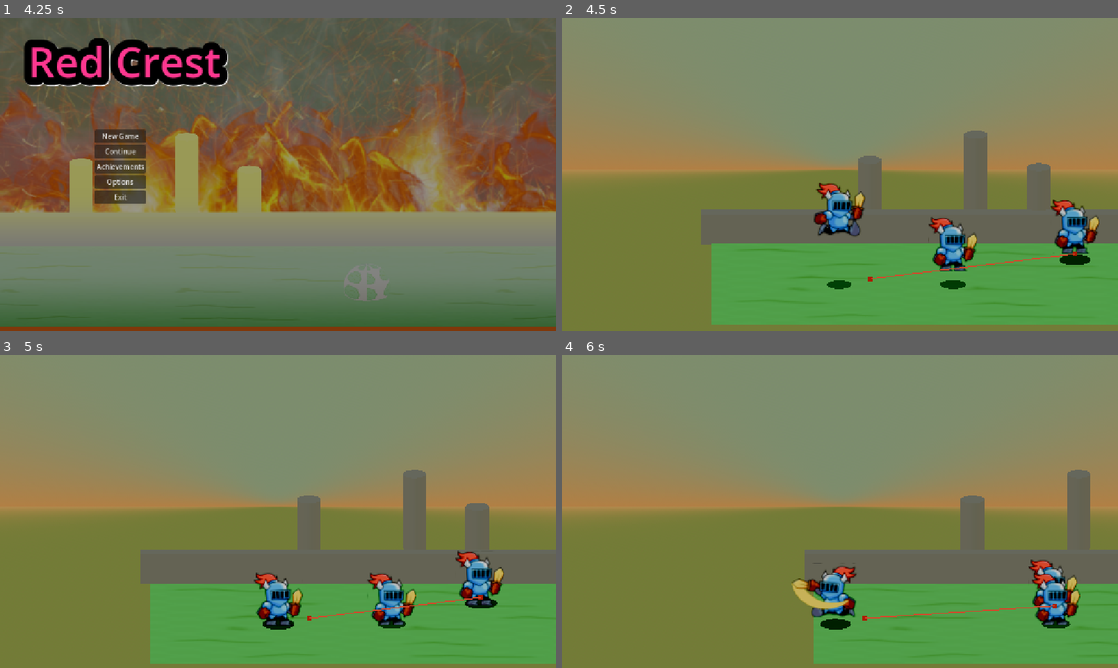
Above: before the commit, frames 1-4 (two rows, left to right).
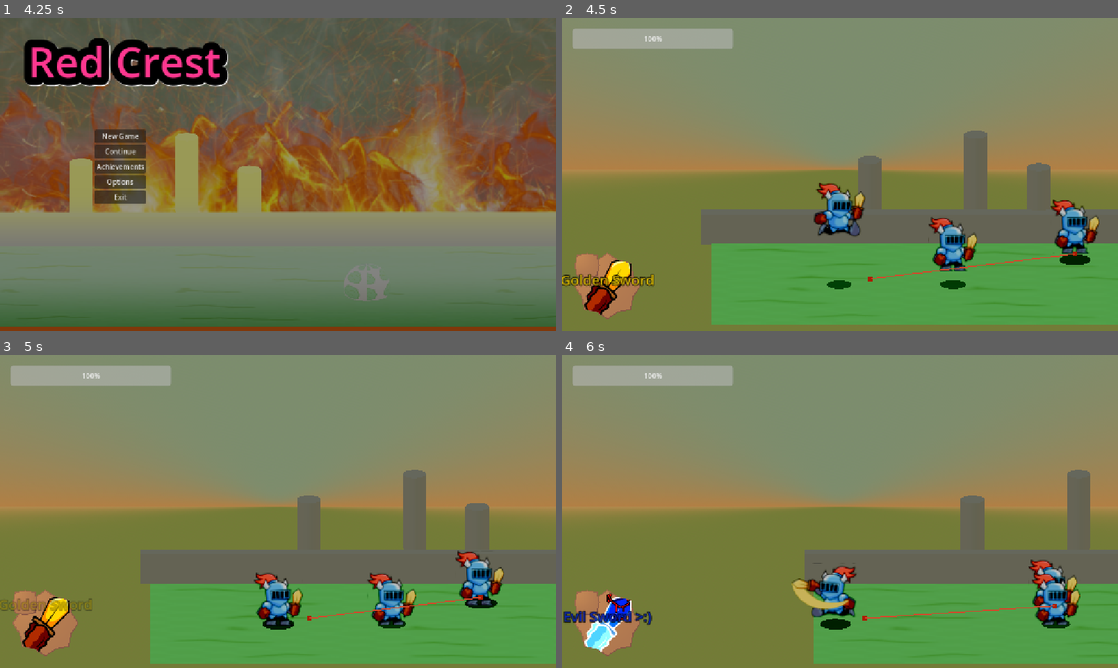
Above: after the commit, the same moments.

Repository: RecruitZer0/RedCrest
Game: Godot game, scene res://main_scene.tscn
The game is run twice, just before and just after one commit, with the same random seed, the same clock (stepped at 60 frames per second) and the same inputs.
Inputs (mouse positions are in pixels of both pictures, inside the frame that each line leads up to):
- Up to frame 1 (4.25 s): move the mouse to (400, 158) at 0.52 s; press the mouse at (400, 158) at 0.53 s; hold D (move_right) 0.53-1.28 s; tap Space (move_jump) at 0.77, 1.52, 3.02, 3.77 s; move the mouse to (166, 190) at 1.27 s; release the mouse at (166, 190) at 1.28 s; hold Down (ui_down) 1.28-2.03 s; tap Shift (move_crouch) at 1.35, 2.85 s; move the mouse to (333, 105) at 2.02 s; press the mouse at (333, 105) at 2.03 s; hold D (move_right) 2.03-2.78 s; move the mouse to (250, 237) at 2.77 s; release the mouse at (250, 237) at 2.78 s; hold Up (ui_up) 2.78-3.53 s; move the mouse to (444, 221) at 3.52 s; press the mouse at (444, 221) at 3.53 s; hold A (move_left) from 3.53 s (still down)
- Up to frame 2 (4.5 s): release A (move_left) at 4.25 s; release the mouse at (1006, 221) at 4.25 s; click "New Game" at 4.25 s
- Up to frame 3 (5 s): no input
- Up to frame 4 (6 s): move the mouse to (673, 464) at 5.02 s; hold A (move_left) 5.03-5.78 s; tap Shift (move_crouch) at 5.1 s; tap Space (move_jump) at 5.27 s; move the mouse to (867, 511) at 5.77 s; press the mouse at (867, 511) at 5.78 s; hold Down (ui_down) from 5.78 s (still down)

Frame 1 is identical in both runs. In frame 2, 3.8% of the frame differs, in the area x 0-31%, y 3-97%; in frame 3, 3.8%; in frame 4, 3.8%.

Commit message:
Added basic HUD and Weapon system
WEAPONS:
Only the players has access to different weapons, I didn't see the need for this kind of system to be implemented to NPCs.
For now, you can switch weapons with up and down arrows.
For now, weapons don't do absolutely nothing, except for hud visuals, I may keep it this way in the future and make the input handle the different attacks.

HUD:
The GameHUD currently shows a health bar, handled by setting a health_actor variable; and a weapon slot, handled by using it's function.
Obviously the health bar is going to be changed, shut up.

Diff:
--- a/classes/actor/actor.gd
+++ b/classes/actor/actor.gd
@@ -10,6 +10,7 @@
 	NEUTRAL,
 }
 
+@onready var health: ActorHealth = $Health
 @onready var sprite: Sprite3D = $Sprite
 @onready var shadow: RayCast3D = $Shadow
 @onready var shadow_sprite: Sprite3D = $Shadow/ShadowSprite
--- a/classes/actor/actor_health.gd
+++ b/classes/actor/actor_health.gd
@@ -1,5 +1,5 @@
 @tool
-extends Node
+class_name ActorHealth extends Node
 
 @export var max_health: int :
 	set(value):
@@ -14,12 +14,12 @@
 		if health > max_health:
 			health = max_health
 
-signal health_changed()
+signal health_changed(actor_health: ActorHealth, damage: Damage)
 signal died(damage: Damage)
 
 
 func _handle_damage(damage: Damage) -> void:
 	health -= damage.damage
-	health_changed.emit()
+	health_changed.emit(self, damage)
 	if health <= 0:
-		died.emit()
+		died.emit(damage)
--- a/classes/actor/player/player.gd
+++ b/classes/actor/player/player.gd
@@ -1,7 +1,24 @@
 class_name Player extends Actor
 
-@onready var health: Node = $Health
 @onready var input: Node = $Input
 @onready var attack_machine: AttackMachine = $AttackMachine
 
+@export var game_hud: GameHUD
+@export var weapon_list: Array[Weapon]
+var active_weapon := 0 :
+	set(value):
+		active_weapon = value % weapon_list.size()
+		while active_weapon < 0:
+			active_weapon = weapon_list.size() + active_weapon
+		if game_hud:
+			game_hud.change_weapon_slot(weapon_list[active_weapon])
+
+
 var is_crouching := false
+
+func _ready() -> void:
+	super()
+	if game_hud:
+		if not game_hud.is_node_ready():
+			await game_hud.ready
+	active_weapon = active_weapon
--- a/classes/actor/player/player.tscn
+++ b/classes/actor/player/player.tscn
@@ -6,7 +6,9 @@
 [ext_resource type="Script" uid="uid://dipgc0ddbfpkm" path="res://classes/actor/player/player_input.gd" id="2_dc65j"]
 [ext_resource type="Texture2D" uid="uid://bbm71leiucmu4" path="res://assets/graphics/entities/player/player_run.png" id="2_onqbv"]
 [ext_resource type="Texture2D" uid="uid://bcbpsiawnxfgg" path="res://assets/graphics/entities/player/player_idle.png" id="3_1m6us"]
+[ext_resource type="Script" uid="uid://dh2843b44hix7" path="res://classes/actor/player/weapons/weapon.gd" id="3_gynys"]
 [ext_resource type="Texture2D" uid="uid://do1okxwem3dsq" path="res://assets/graphics/entities/player/attack/grounded_3.png" id="4_0e1rr"]
+[ext_resource type="Resource" uid="uid://yn740vrlr3ub" path="res://classes/actor/player/weapons/golden_sword.tres" id="4_244yx"]
 [ext_resource type="Script" uid="uid://xgh1m51p74s0" path="res://classes/damage/inflictor/damage_inflictor.gd" id="5_ga6fg"]
 [ext_resource type="Texture2D" uid="uid://dvxh0whvoimxi" path="res://assets/graphics/entities/player/attack/grounded_1.png" id="5_wqjof"]
 [ext_resource type="Texture2D" uid="uid://d05ica6nugc5y" path="res://assets/graphics/entities/player/player_jump.png" id="6_osfek"]
@@ -1073,7 +1075,12 @@
 [node name="Player" groups=["Player"] instance=ExtResource("1_ge21v")]
 collision_layer = 2
 script = ExtResource("1_luush")
+weapon_list = Array[ExtResource("3_gynys")]([ExtResource("4_244yx")])
 tags = Array[int]([0])
+
+[node name="Health" parent="." index="0"]
+max_health = 100
+health = 100
 
 [node name="Sprite" parent="." index="1"]
 layers = 2
--- a/classes/actor/player/player_input.gd
+++ b/classes/actor/player/player_input.gd
@@ -52,3 +52,8 @@
 				player.attack_machine.make_attack(player.attack_machine.by_name("Aerial1"))
 	if Input.is_action_just_pressed("ui_focus_next"):
 		player.attack_machine.make_attack(player.attack_machine.by_name("ProjectileTest"))
+
+	if Input.is_action_just_pressed("ui_up"):
+		player.active_weapon += 1
+	elif Input.is_action_just_pressed("ui_down"):
+		player.active_weapon -= 1
--- /dev/null
+++ b/classes/actor/player/weapons/evil_sword.tres
@@ -0,0 +1,12 @@
+[gd_resource type="Resource" script_class="Weapon" load_steps=3 format=3 uid="uid://coi7xadisfwcw"]
+
+[ext_resource type="Texture2D" uid="uid://dqao0chcymjsw" path="res://assets/graphics/weapons/evil_sword.png" id="1_ge55y"]
+[ext_resource type="Script" uid="uid://dh2843b44hix7" path="res://classes/actor/player/weapons/weapon.gd" id="2_lmjhh"]
+
+[resource]
+script = ExtResource("2_lmjhh")
+name = "Evil Sword >:)"
+description = ">:)"
+icon = ExtResource("1_ge55y")
+color = Color(0, 0.152941, 0.917647, 1)
+metadata/_custom_type_script = "uid://dh2843b44hix7"
--- /dev/null
+++ b/classes/actor/player/weapons/golden_sword.tres
@@ -0,0 +1,12 @@
+[gd_resource type="Resource" script_class="Weapon" load_steps=3 format=3 uid="uid://yn740vrlr3ub"]
+
+[ext_resource type="Texture2D" uid="uid://dg4b0622fxbu7" path="res://assets/graphics/weapons/golden_sword.png" id="1_062if"]
+[ext_resource type="Script" uid="uid://dh2843b44hix7" path="res://classes/actor/player/weapons/weapon.gd" id="1_qaaqa"]
+
+[resource]
+script = ExtResource("1_qaaqa")
+name = "Golden Sword"
+description = "Your trusty and almighty golden sword!"
+icon = ExtResource("1_062if")
+color = Color(1, 0.847059, 0, 1)
+metadata/_custom_type_script = "uid://dh2843b44hix7"
--- /dev/null
+++ b/classes/actor/player/weapons/weapon.gd
@@ -0,0 +1,6 @@
+class_name Weapon extends Resource
+
+@export var name: String
+@export_multiline var description: String
+@export var icon: Texture2D
+@export_color_no_alpha var color: Color = Color.WHITE
--- /dev/null
+++ b/classes/game_hud/game_hud.gd
@@ -0,0 +1,41 @@
+class_name GameHUD extends CanvasLayer
+## The main HUD used in levels in-game.
+##
+## It has a health_bar (see [member health_actor]), and a weapon slot.
+
+
+@onready var health_bar: ProgressBar = %HealthBar
+@onready var weapon_icon: TextureRect = %WeaponIcon
+@onready var weapon_label: Label = %WeaponLabel
+
+## Defines the Actor that will have it's health monitored. It automatically connects [signal ActorHealth.health_changed] and sets the health bar's value to the percentage of the remaining health.
+@export var health_actor: Actor :
+	set(value):
+		if not value.is_node_ready():
+			await value.ready
+
+		if health_actor:
+			if health_actor.health.health_changed.is_connected(_update_health_bar):
+				health_actor.health.health_changed.disconnect(_update_health_bar)
+		if value == null:
+			return
+		health_actor = value
+		value.health.health_changed.connect(_update_health_bar)
+
+func _update_health_bar(health: ActorHealth, _damage: Damage) -> void:
+	health_bar.value = health.health * 100.0 / health.max_health
+
+## Changes the icon on the slot to the corresponding weapon, also shows the weapon's name and changes the tooltip to the weapon's description. All of this is cosmetic only.
+func change_weapon_slot(weapon: Weapon) -> void:
+	weapon_icon.texture = weapon.icon
+	_weapon_label_anim(weapon.name, weapon.color)
+
+
+func _weapon_label_anim(weapon_name: String, weapon_color: Color) -> void:
+	weapon_label.text = weapon_name
+	weapon_label.modulate = weapon_color
+	var tween := create_tween().set_parallel().set_trans(Tween.TRANS_QUAD).set_ease(Tween.EASE_OUT)
+	tween.tween_property(weapon_label, "modulate:a", 1, 0)
+	tween.tween_property(weapon_label, "position:y", 57.5, 0)
+	tween.chain().tween_property(weapon_label, "modulate:a", 0, 1.5)
+	tween.tween_property(weapon_label, "position:y", -4, 1.5)
--- /dev/null
+++ b/classes/game_hud/game_hud.tscn
@@ -0,0 +1,93 @@
+[gd_scene load_steps=5 format=3 uid="uid://ry3fdpidnd22"]
+
+[ext_resource type="Script" uid="uid://b3p2j5acijmwp" path="res://classes/game_hud/game_hud.gd" id="1_4eiha"]
+[ext_resource type="Texture2D" uid="uid://bhu8p2r8x3yym" path="res://assets/graphics/ui/game_hud/item_slot.png" id="2_u1bh5"]
+[ext_resource type="Texture2D" uid="uid://cmhjt6x10vu85" path="res://assets/graphics/ui/game_hud/item_mask.png" id="3_ky6qn"]
+
+[sub_resource type="LabelSettings" id="LabelSettings_veq07"]
+font_size = 32
+outline_size = 8
+outline_color = Color(0, 0, 0, 1)
+
+[node name="GameHUD" type="CanvasLayer"]
+follow_viewport_enabled = true
+script = ExtResource("1_4eiha")
+
+[node name="BaseMargin" type="MarginContainer" parent="."]
+anchors_preset = 15
+anchor_right = 1.0
+anchor_bottom = 1.0
+grow_horizontal = 2
+grow_vertical = 2
+
+[node name="HUD" type="Control" parent="BaseMargin"]
+layout_mode = 2
+
+[node name="HealthBar" type="ProgressBar" parent="BaseMargin/HUD"]
+unique_name_in_owner = true
+layout_mode = 1
+anchors_preset = -1
+anchor_left = 0.163
+anchor_top = 0.065
+anchor_right = 0.163
+anchor_bottom = 0.065
+offset_left = -184.64
+offset_top = -22.8
+offset_right = 184.36
+offset_bottom = 23.2
+value = 100.0
+
+[node name="WeaponSlot" type="TextureRect" parent="BaseMargin/HUD"]
+layout_mode = 1
+anchors_preset = -1
+anchor_left = 0.081
+anchor_top = 0.856
+anchor_right = 0.081
+anchor_bottom = 0.856
+offset_left = -79.68
+offset_top = -80.3201
+offset_right = 80.32
+offset_bottom = 79.6799
+texture = ExtResource("2_u1bh5")
+expand_mode = 1
+
+[node name="WeaponMask" type="TextureRect" parent="BaseMargin/HUD/WeaponSlot"]
+clip_children = 1
+layout_mode = 1
+anchors_preset = 15
+anchor_right = 1.0
+anchor_bottom = 1.0
+grow_horizontal = 2
+grow_vertical = 2
+texture = ExtResource("3_ky6qn")
+expand_mode = 1
+
+[node name="WeaponIcon" type="TextureRect" parent="BaseMargin/HUD/WeaponSlot/WeaponMask"]
+unique_name_in_owner = true
+layout_mode = 1
+anchors_preset = 15
+anchor_right = 1.0
+anchor_bottom = 1.0
+grow_horizontal = 2
+grow_vertical = 2
+expand_mode = 1
+
+[node name="WeaponLabel" type="Label" parent="BaseMargin/HUD/WeaponSlot"]
+unique_name_in_owner = true
+modulate = Color(1, 1, 1, 0)
+layout_mode = 1
+anchors_preset = 8
+anchor_left = 0.5
+anchor_top = 0.5
+anchor_right = 0.5
+anchor_bottom = 0.5
+offset_left = -63.5
+offset_top = -22.5
+offset_right = 63.5
+offset_bottom = 22.5
+grow_horizontal = 2
+grow_vertical = 2
+text = "Weapon"
+label_settings = SubResource("LabelSettings_veq07")
+horizontal_alignment = 1
+vertical_alignment = 1
--- a/scenes/main_menu/main_menu.tscn
+++ b/scenes/main_menu/main_menu.tscn
@@ -549,7 +549,7 @@
 scale = Vector2(0.74, 0.74)
 sprite_frames = SubResource("SpriteFrames_ob46e")
 autoplay = "default"
-frame_progress = 0.821858
+frame_progress = 0.886089
 centered = false
 offset = Vector2(-480, -480)
 flip_h = true
@@ -566,9 +566,9 @@
 anchor_top = 0.151
 anchor_right = 0.248
 anchor_bottom = 0.151
-offset_left = -253.44
+offset_left = -957.44
 offset_top = -76.72
-offset_right = 189.56
+offset_right = -514.44
 offset_bottom = 55.28
 size_flags_horizontal = 0
 size_flags_vertical = 0
@@ -581,9 +581,9 @@
 anchor_left = 0.24
 anchor_right = 0.24
 anchor_bottom = 1.0
-offset_left = -89.2
+offset_left = -525.2
 offset_top = 256.0
-offset_right = 27.8
+offset_right = -408.2
 offset_bottom = -221.0
 size_flags_horizontal = 6
 size_flags_vertical = 4
--- a/scenes/test.tscn
+++ b/scenes/test.tscn
@@ -1,12 +1,16 @@
-[gd_scene load_steps=25 format=3 uid="uid://b75ue0xtdhf4h"]
+[gd_scene load_steps=29 format=3 uid="uid://b75ue0xtdhf4h"]
 
 [ext_resource type="Texture2D" uid="uid://blvl0my17kkbj" path="res://assets/graphics/world/textures/grass.png" id="1_4dvcf"]
 [ext_resource type="PackedScene" uid="uid://cm61rysa0ld8q" path="res://classes/follow_camera/follow_camera.tscn" id="1_cnvi8"]
 [ext_resource type="Texture2D" uid="uid://dwnwjepewrq56" path="res://assets/graphics/world/textures/bush.png" id="2_bwgxk"]
 [ext_resource type="PackedScene" uid="uid://stp30remop0a" path="res://classes/actor/player/player.tscn" id="2_e3vgr"]
+[ext_resource type="Script" uid="uid://dh2843b44hix7" path="res://classes/actor/player/weapons/weapon.gd" id="2_yk7ts"]
+[ext_resource type="Resource" uid="uid://yn740vrlr3ub" path="res://classes/actor/player/weapons/golden_sword.tres" id="3_ajshl"]
 [ext_resource type="Script" uid="uid://cilxypq2tw0ax" path="res://_editor_stuff/_debug_nodes/switch_cams.gd" id="3_dr8g8"]
+[ext_resource type="PackedScene" uid="uid://ry3fdpidnd22" path="res://classes/game_hud/game_hud.tscn" id="3_jcd4p"]
 [ext_resource type="PackedScene" uid="uid://bunkecwn6k2u6" path="res://classes/actor/actor.tscn" id="3_xiaeb"]
 [ext_resource type="PackedScene" uid="uid://upxfjqwb6nvn" path="res://classes/actor/npc/placeholder_guy/placeholder_guy.tscn" id="4_236mo"]
+[ext_resource type="Resource" uid="uid://coi7xadisfwcw" path="res://classes/actor/player/weapons/evil_sword.tres" id="4_ajshl"]
 
 [sub_resource type="ProceduralSkyMaterial" id="ProceduralSkyMaterial_lpkwn"]
 sky_top_color = Color(0.479044, 0.58998, 0.420116, 1)
@@ -87,12 +91,17 @@
 [node name="WorldEnvironment" type="WorldEnvironment" parent="."]
 environment = SubResource("Environment_bgivc")
 
-[node name="Player" parent="." instance=ExtResource("2_e3vgr")]
+[node name="Player" parent="." node_paths=PackedStringArray("game_hud") instance=ExtResource("2_e3vgr")]
 transform = Transform3D(1, 0, 0, 0, 1, 0, 0, 0, 1, -2.10628, 3.81063, 0.37693)
+game_hud = NodePath("../FollowCamera/GameHUD")
+weapon_list = Array[ExtResource("2_yk7ts")]([ExtResource("3_ajshl"), ExtResource("4_ajshl")])
 
 [node name="FollowCamera" parent="." instance=ExtResource("1_cnvi8")]
 current = true
 follow_tags = Array[int]([0])
+
+[node name="GameHUD" parent="FollowCamera" node_paths=PackedStringArray("health_actor") instance=ExtResource("3_jcd4p")]
+health_actor = NodePath("../../Player")
 
 [node name="TestCamera" type="Camera3D" parent="."]
 transform = Transform3D(1, 0, 0, 0, 0.819152, 0.573576, 0, -0.573576, 0.819152, 27.995, 18.365, 16.29)
@@ -193,6 +202,10 @@
 transform = Transform3D(1, 0, 0, 0, 1, 0, 0, 0, 1, 5.14434, 3.31671, 0.357378)
 script = SubResource("GDScript_04r36")
 
+[node name="Health" parent="Dummy" index="0"]
+max_health = 200
+health = 200
+
 [node name="Collision" parent="Dummy" index="3"]
 shape = SubResource("CapsuleShape3D_x4ssm")
 
Binary file added: assets/graphics/ui/game_hud/item_mask.png
Not shown, added: assets/graphics/ui/game_hud/item_mask.png.import
Binary file added: assets/graphics/ui/game_hud/item_slot.png
Not shown, added: assets/graphics/ui/game_hud/item_slot.png.import
Binary file added: assets/graphics/weapons/evil_sword.png
Not shown, added: assets/graphics/weapons/evil_sword.png.import
Binary file added: assets/graphics/weapons/golden_sword.png
Not shown, added: assets/graphics/weapons/golden_sword.png.import
Not shown: 1 places in classes/actor/player/player.tscn that only renumber resources
Not shown, added: classes/actor/player/weapons/weapon.gd.uid
Not shown, added: classes/game_hud/game_hud.gd.uid
